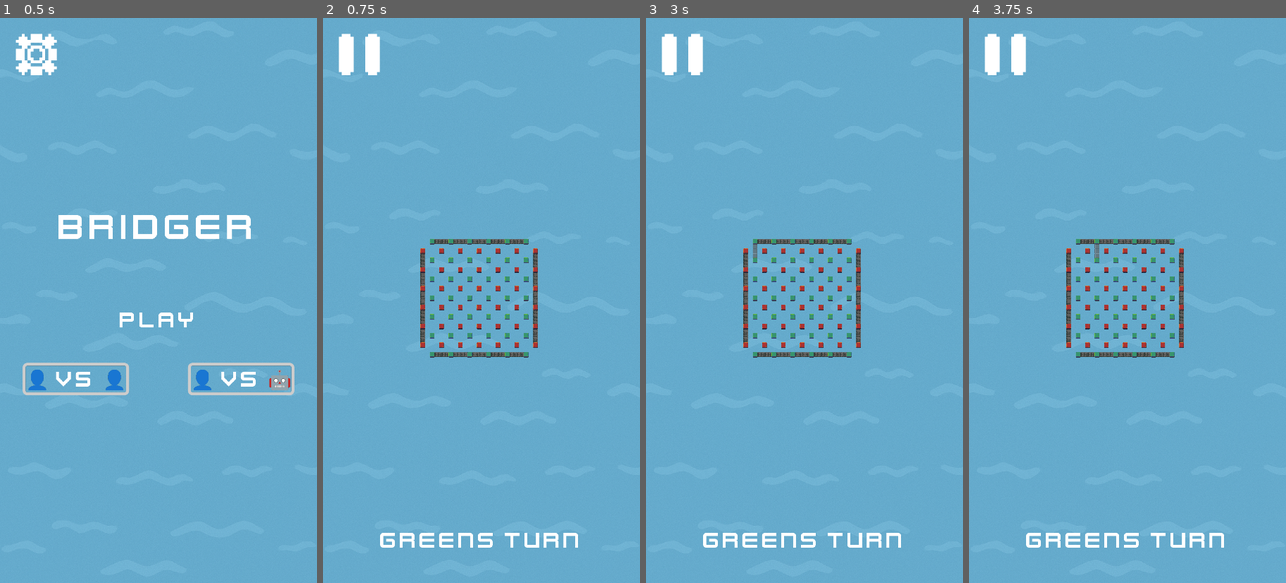
Above: before the commit, frames 1-4 (left to right).
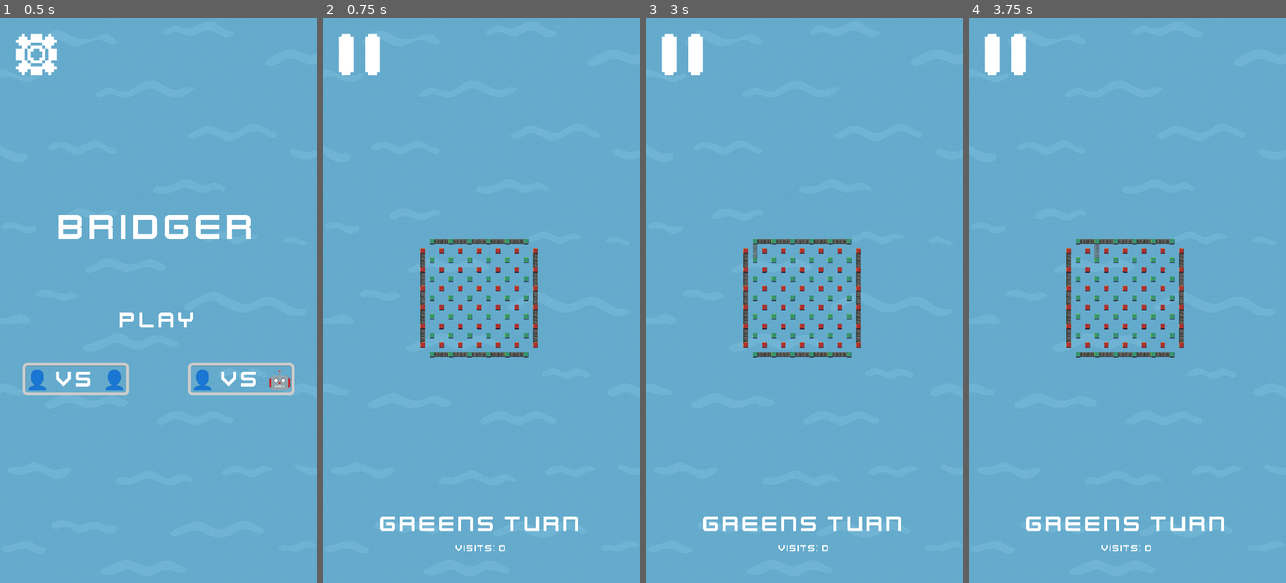
Above: after the commit, the same moments.

Repository: halva6/bridgerv3_godot
Game: Godot game, scene res://scenes/start.tscn
The game is run twice, just before and just after one commit, with the same random seed, the same clock (stepped at 60 frames per second) and the same inputs.
Inputs (mouse positions are in pixels of both pictures, inside the frame that each line leads up to):
- Up to frame 1 (0.5 s): no input
- Up to frame 2 (0.75 s): click "👤 vs 👤" at 0.5 s
- Up to frame 3 (3 s): click (680, 51) at 1.25 s; click (722, 334) at 2 s; tap Enter at 2.75 s; drag from (753, 244) to (848, 244) at 2.77 s
- Up to frame 4 (3.75 s): tap Space at 3.5 s; drag from (1095, 244) to (1111, 413) at 3.52 s

Frame 1 is identical in both runs. In frame 2, 1.6% of the frame differs, in the area x 18-81%, y 88-95%; in frame 3, 1.6%; in frame 4, 1.6%.

Commit message:
add mulithreading
- performance issues
- add label with visits from the root (ai)
- add windows export

Diff:
--- a/gameobjects/ui/game_ui.tscn
+++ b/gameobjects/ui/game_ui.tscn
@@ -1,9 +1,14 @@
-[gd_scene load_steps=5 format=3 uid="uid://d21chmllupuu2"]
+[gd_scene load_steps=7 format=3 uid="uid://d21chmllupuu2"]
 
 [ext_resource type="Script" uid="uid://b0v2r16h541re" path="res://scripts/ui/game_ui.gd" id="1_tqpfq"]
 [ext_resource type="Texture2D" uid="uid://clqy1whg17vsd" path="res://assets/ui/waterbackground.png" id="3_2hodu"]
 [ext_resource type="Texture2D" uid="uid://buslqd7likxjb" path="res://assets/ui/Pause.png" id="3_k4eh0"]
 [ext_resource type="LabelSettings" uid="uid://dycbb06y7r77p" path="res://gameobjects/ui/styles/label_text.tres" id="4_k4eh0"]
+[ext_resource type="FontFile" uid="uid://dmmrlach1m52i" path="res://assets/fonts/Kenney Future.ttf" id="5_rswll"]
+
+[sub_resource type="LabelSettings" id="LabelSettings_686bk"]
+font = ExtResource("5_rswll")
+font_size = 32
 
 [node name="GameUI" type="Control"]
 z_index = -1
@@ -44,11 +49,24 @@
 icon = ExtResource("3_k4eh0")
 flat = true
 
-[node name="PlayerLabel" type="Label" parent="MarginContainer"]
+[node name="VBoxContainer" type="VBoxContainer" parent="MarginContainer"]
+layout_mode = 2
+size_flags_vertical = 8
+theme_override_constants/separation = 20
+alignment = 1
+
+[node name="PlayerLabel" type="Label" parent="MarginContainer/VBoxContainer"]
 layout_mode = 2
 size_flags_horizontal = 4
 size_flags_vertical = 8
 text = "Player"
 label_settings = ExtResource("4_k4eh0")
 
+[node name="VisitLabel" type="Label" parent="MarginContainer/VBoxContainer"]
+layout_mode = 2
+text = "Visits: 0"
+label_settings = SubResource("LabelSettings_686bk")
+horizontal_alignment = 1
+vertical_alignment = 1
+
 [connection signal="pressed" from="MarginContainer/PauseButton" to="." method="_on_pause_button_pressed"]
--- a/gameobjects/ui/win_ui.tscn
+++ b/gameobjects/ui/win_ui.tscn
@@ -57,6 +57,7 @@
 [node name="VBoxContainer" type="VBoxContainer" parent="TextureRect/MarginContainer/CenterContainer/VBoxContainer"]
 layout_mode = 2
 theme_override_constants/separation = 100
+alignment = 1
 
 [node name="Restart" type="HBoxContainer" parent="TextureRect/MarginContainer/CenterContainer/VBoxContainer/VBoxContainer"]
 layout_mode = 2
--- a/scenes/game.tscn
+++ b/scenes/game.tscn
@@ -48,3 +48,4 @@
 [connection signal="set_win_ui" from="." to="CanvasLayer/game_ui" method="_on_game_root_set_win_ui"]
 [connection signal="set_win_ui" from="." to="CanvasLayer/win_ui" method="_on_game_root_set_win_ui"]
 [connection signal="update_player_label" from="." to="CanvasLayer/game_ui" method="_on_game_root_update_player_label"]
+[connection signal="update_visit_label" from="." to="CanvasLayer/game_ui" method="_on_game_root_update_visit_label"]
--- a/scripts/node_scripts/game.gd
+++ b/scripts/node_scripts/game.gd
@@ -5,14 +5,23 @@
 @export var start_player: String = "green"  # Which player starts the game
 @export var simulation_number = 100
 
+#-------------- signals -------------------
 signal update_player_label(player: String)
+signal update_visit_label(visits: String)
 signal set_computers_bridge(matrix_position: Vector2)
 signal set_win_ui(winner: String)
+
+#-------------- for computer ai ------------------
+var thread1: Thread
+var best_knot
+var visits: int = 0
 
 # Called when the node enters the scene tree for the first time.
 func _ready() -> void:
 	GlobalGame.set_current_player(start_player)
 	emit_signal("update_player_label", start_player)
+
+	thread1 = Thread.new()
 
 # Called every frame. 'delta' is the elapsed time since the previous frame.
 func _process(delta: float) -> void:
@@ -25,19 +34,25 @@
 		player_n_move = _switch_player("green", "computer", GlobalGame.get_current_player(), GlobalGame.get_finish_turn())
 		if(player_n_move[0] == "computer"):
 			var transform_matrix: Array = _transform_matrix(GlobalGame.get_matrix().duplicate(true))
-			var knots = Knots.new()
+			var knots: Knots = Knots.new()
 			var mcts = knots.Knot.new(transform_matrix)
-			LocalDebug.print_matrix(transform_matrix)
-			var enemy_matrix = knots.monte_carlo_tree_search(mcts).state
-			LocalDebug.print_matrix(enemy_matrix)
-			var matrix_position = finde_diffrence(transform_matrix,enemy_matrix)
-			emit_signal("set_computers_bridge", matrix_position)
-			player_n_move[1] = true
+			thread1.start(async_computer_calculation.bind(knots,mcts))
+
+			if !thread1.is_alive():
+				var matrix_position = finde_diffrence(transform_matrix,best_knot.state)
+				emit_signal("set_computers_bridge", matrix_position)
+				emit_signal("update_visit_label", str(visits))
+				player_n_move[1] = true
+				thread1.wait_to_finish()
+
 
 	# Update global game state
 	GlobalGame.set_current_player(player_n_move[0])
 	GlobalGame.set_finish_turn(player_n_move[1])
 
+func async_computer_calculation(knots:Knots, mcts):
+	best_knot = knots.monte_carlo_tree_search(mcts)
+	visits = mcts.visits
 
 func finde_diffrence(matrix1: Array, matrix2: Array):
 	for i in range(len(matrix1)):
--- a/scripts/node_scripts/get_best_move_3.gd
+++ b/scripts/node_scripts/get_best_move_3.gd
@@ -143,8 +143,8 @@
 			node.wins += 1
 		node = node.parent
 
+
 func monte_carlo_tree_search(root: Knot) -> Knot:
-	var loop: int = 0
 	var start_time: float = Time.get_unix_time_from_system()
 	#var mess = []
 	while Time.get_unix_time_from_system() - start_time < TIME_LIMIT:
@@ -160,7 +160,6 @@
 		#var mes: float = Time.get_unix_time_from_system()
 		backpropagate(node, result)
 		#mess.append(str(Time.get_unix_time_from_system()-mes) + "," + str(loop))
-		loop += 1
 	#write_to_csv("res://messurements/uct.csv", mess)
 	#write_to_csv("res://messurements/simulate.csv", mess)
 	#write_to_csv("res://messurements/backpropagate.csv", mess)
--- a/scripts/ui/game_ui.gd
+++ b/scripts/ui/game_ui.gd
@@ -8,10 +8,14 @@
 
 
 func _on_game_root_update_player_label(player: String) -> void:
-	$MarginContainer/PlayerLabel.text = player+"s turn"
+	$MarginContainer/VBoxContainer/PlayerLabel.text = player+"s turn"
 
 
 func _on_game_root_set_win_ui(winner: String) -> void:
 	visible = false
 	get_parent().get_node("win_ui").visible = true
 	get_parent().layer = 1
+
+
+func _on_game_root_update_visit_label(visits: String) -> void:
+	$MarginContainer/VBoxContainer/VisitLabel.text = "Visits: " + visits
Not shown, changed: export_presets.cfg
